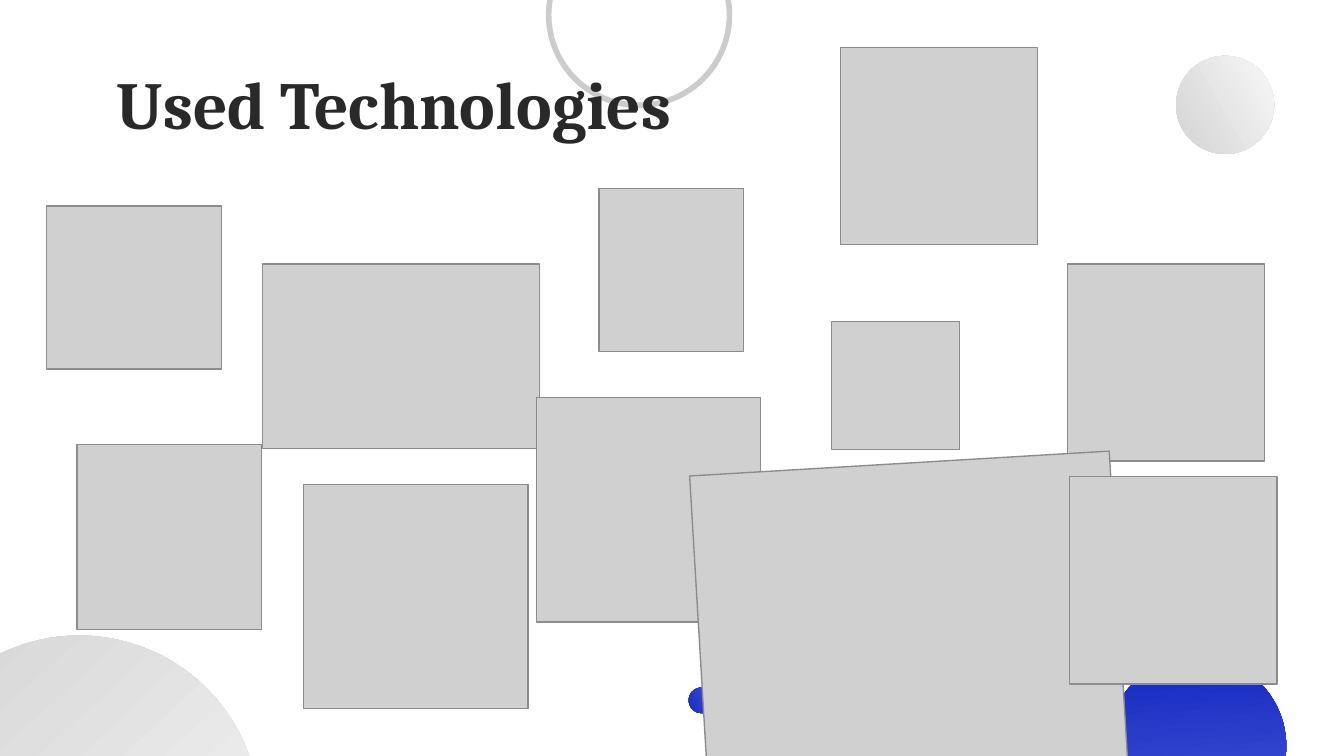
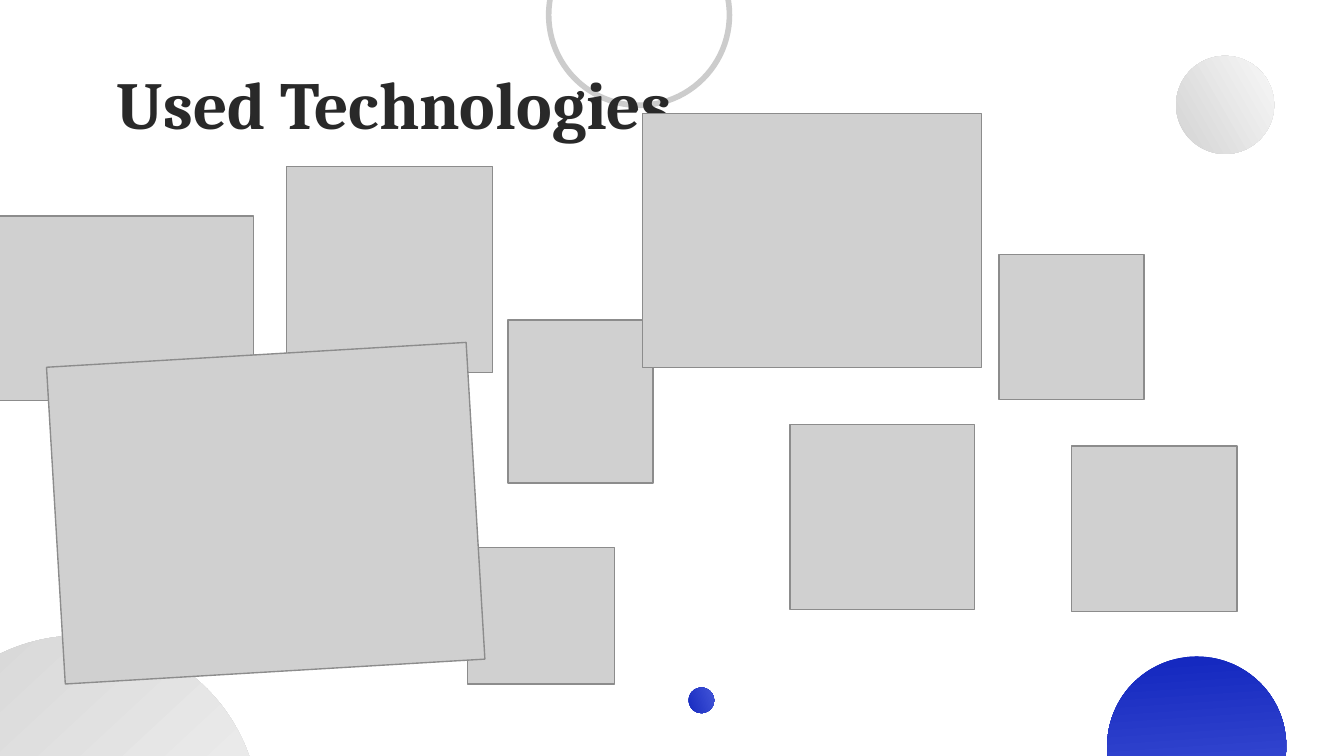
Before and after one commit to BADimov21/Horizon, a slide deck: slide 4 of docs/presentation/Horizon.pptx. Drawn at 1344x756 pixels with LibreOffice and Linux fonts; fonts in the diff are those of the drawing; grey boxes stand for pictures. Boxes give left, top, right and bottom in pixels: in the first picture for what was removed or moved away, otherwise in the second. Text is boxed around its words. In the diff, an @@ line names an element or a change of style, - is before the commit and + after.

```diff
--- a/docs/presentation/Horizon.pptx
+++ b/docs/presentation/Horizon.pptx
@@ picture added at (642,113,981,367) @@
@@ picture: place and size @@
-picture at (536,398,761,622)
+picture at (286,167,493,374)
@@ picture: place and size @@
-picture at (263,263,540,448)
+picture at (0,216,254,401)
@@ picture: place and size @@
-picture at (840,47,1038,245)
+picture at (999,255,1144,401)
@@ picture removed at (1067,263,1265,461) @@
@@ picture: place and size @@
-picture at (599,188,745,351)
+picture at (508,320,653,482)
@@ picture removed at (832,321,960,449) @@
@@ picture: place and size @@
-picture at (690,451,1129,756)
+picture at (46,343,485,684)
@@ picture: place and size @@
-picture at (77,445,261,629)
+picture at (790,425,974,609)
@@ picture added at (1071,446,1236,612) @@
@@ picture removed at (1070,477,1277,684) @@
@@ picture removed at (304,484,528,708) @@
@@ picture: place and size @@
-picture at (47,206,222,368)
+picture at (468,547,614,684)
```
Also in this commit, not shown: 3 other slides changed, 14 other files.
